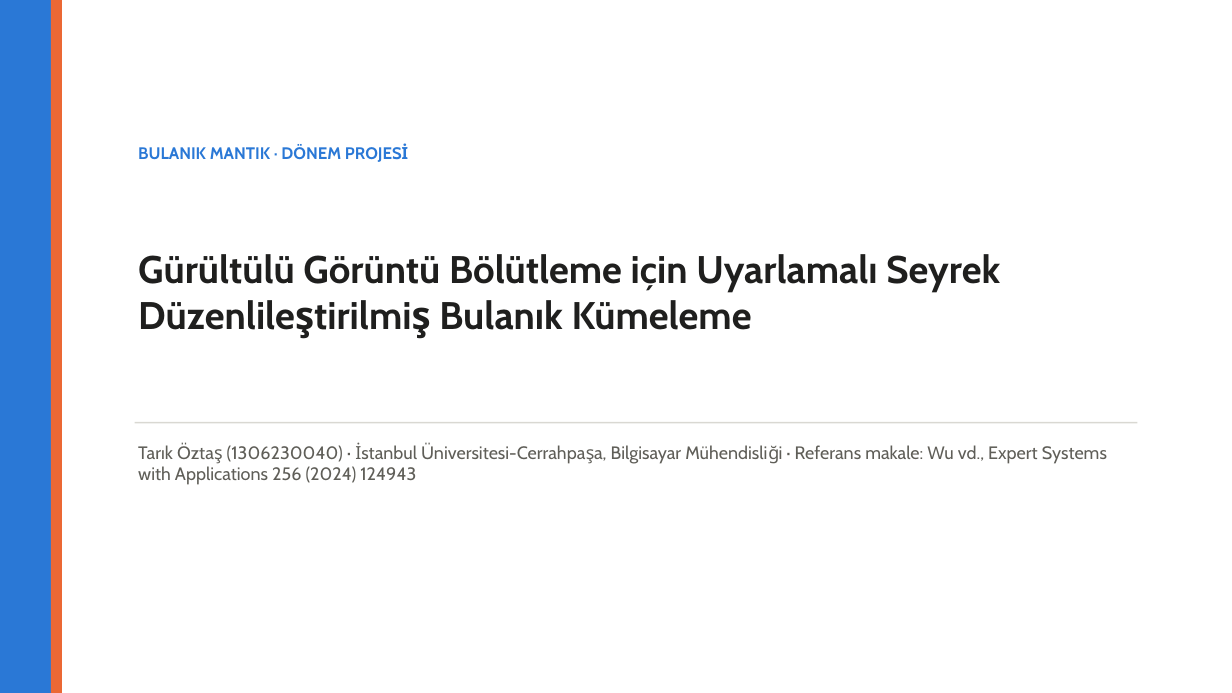
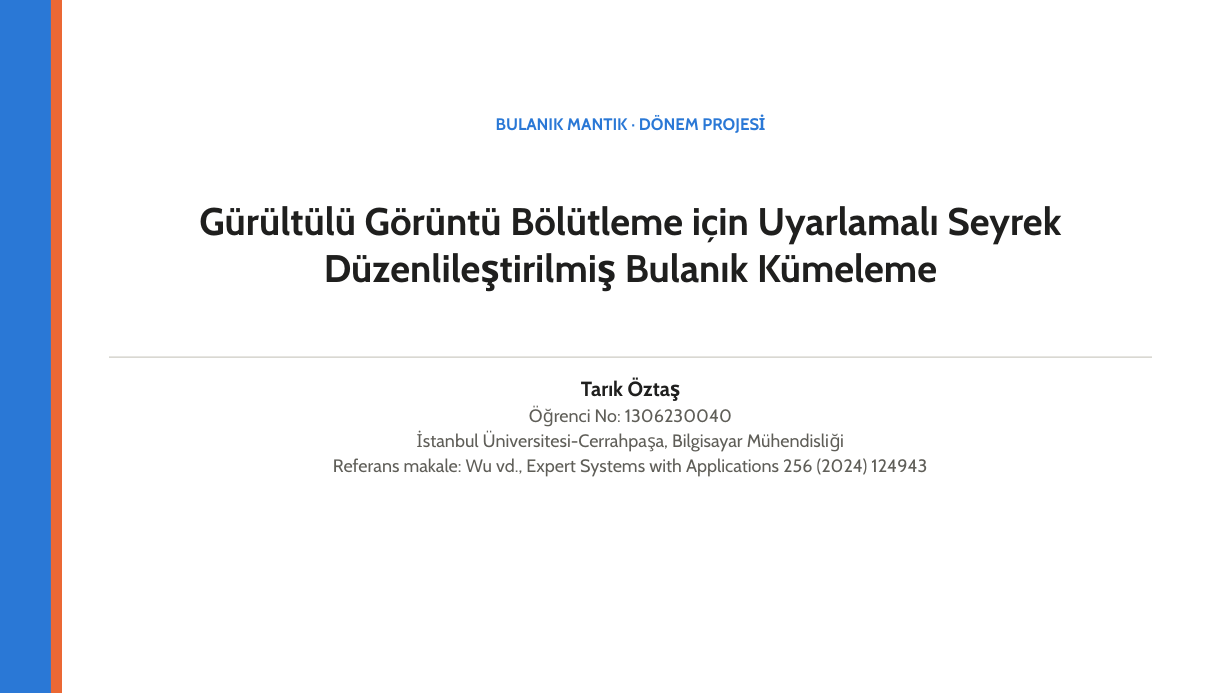
Before and after one commit to tarikoztas/fuzzy-logic-project, a slide deck: slide 1 of presentation/presentation_tr.pptx. Drawn at 1232x693 pixels with LibreOffice and Linux fonts; fonts in the diff are those of the drawing. Boxes give left, top, right and bottom in pixels: in the first picture for what was removed or moved away, otherwise in the second. Text is boxed around its words. In the diff, an @@ line names an element or a change of style, - is before the commit and + after.

```diff
--- a/presentation/presentation_tr.pptx
+++ b/presentation/presentation_tr.pptx
@@ text "BULANIK MANTIK · DÖNEM PROJESİ": place and size @@
-text "BULANIK MANTIK · DÖNEM PROJESİ" at (138,145,408,162)
+text "BULANIK MANTIK · DÖNEM PROJESİ" at (496,116,765,133)
@@ text "BULANIK MANTIK · DÖNEM PROJESİ" at (496,116,765,133): alignment left to centre @@
@@ text "Gürültülü Görüntü Bölütleme için Uyarlamalı ..." at (199,206,1062,283): alignment left to centre @@
@@ text "Gürültülü Görüntü Bölütleme için Uyarlamalı ...": place and size @@
-text "Gürültülü Görüntü Bölütleme için Uyarlamalı ..." at (138,254,1000,330)
+text "Gürültülü Görüntü Bölütleme için Uyarlamalı ..." at (199,206,1062,283)
@@ rectangle: place and size @@
-rectangle at (135,422,1138,424)
+rectangle at (109,357,1153,359)
@@ text at (333,378,927,477): text changed @@
-Tarık Öztaş (1306230040) · İstanbul Üniversitesi-Cerrahpaşa, Bilgisayar Mühendisliği · Referans makale: Wu vd., Expert Systems with Applications 256 (2024) 124943
+Tarık Öztaş
+Öğrenci No: 1306230040
+İstanbul Üniversitesi-Cerrahpaşa, Bilgisayar Mühendisliği
+Referans makale: Wu vd., Expert Systems with Applications 256 (2024) 124943
```
Also in this commit, not shown: 7 other files.
